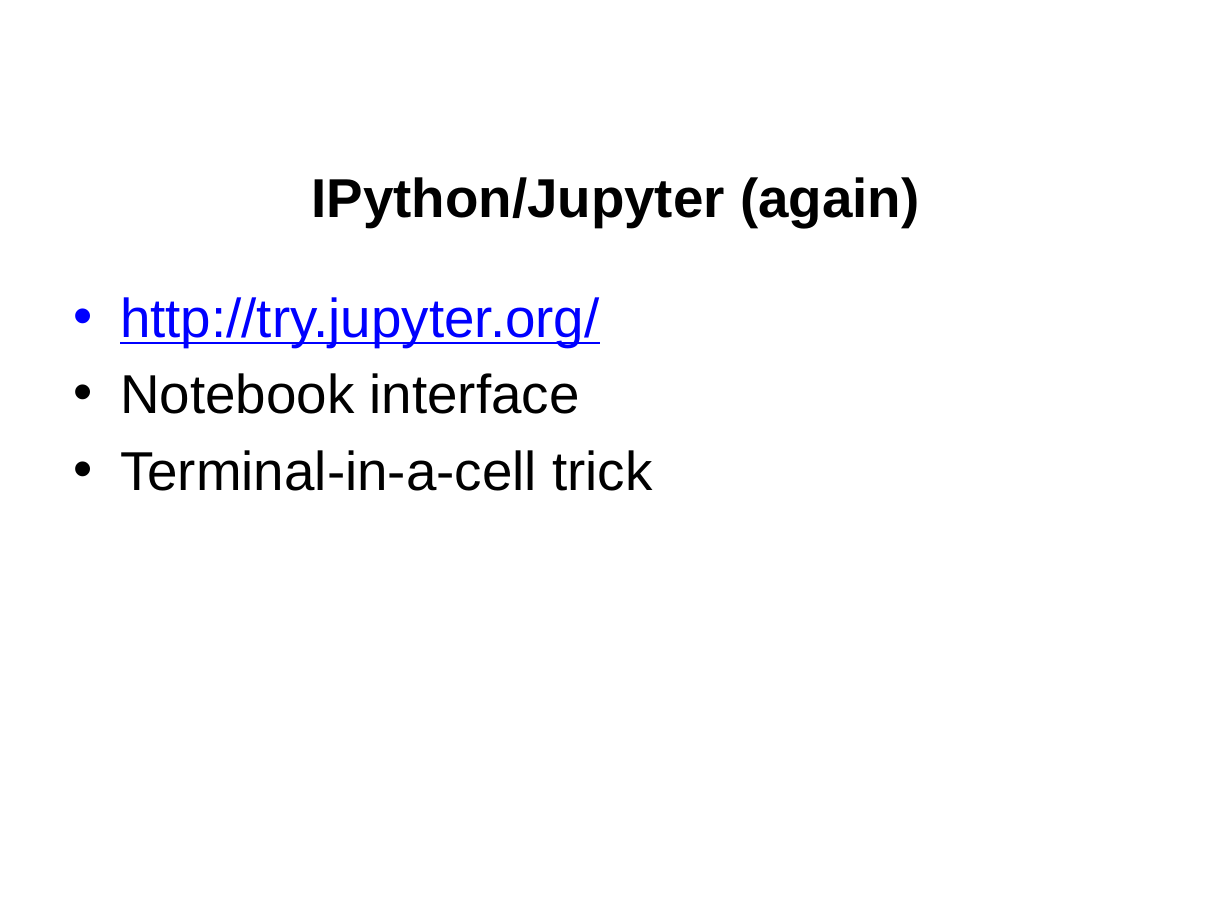
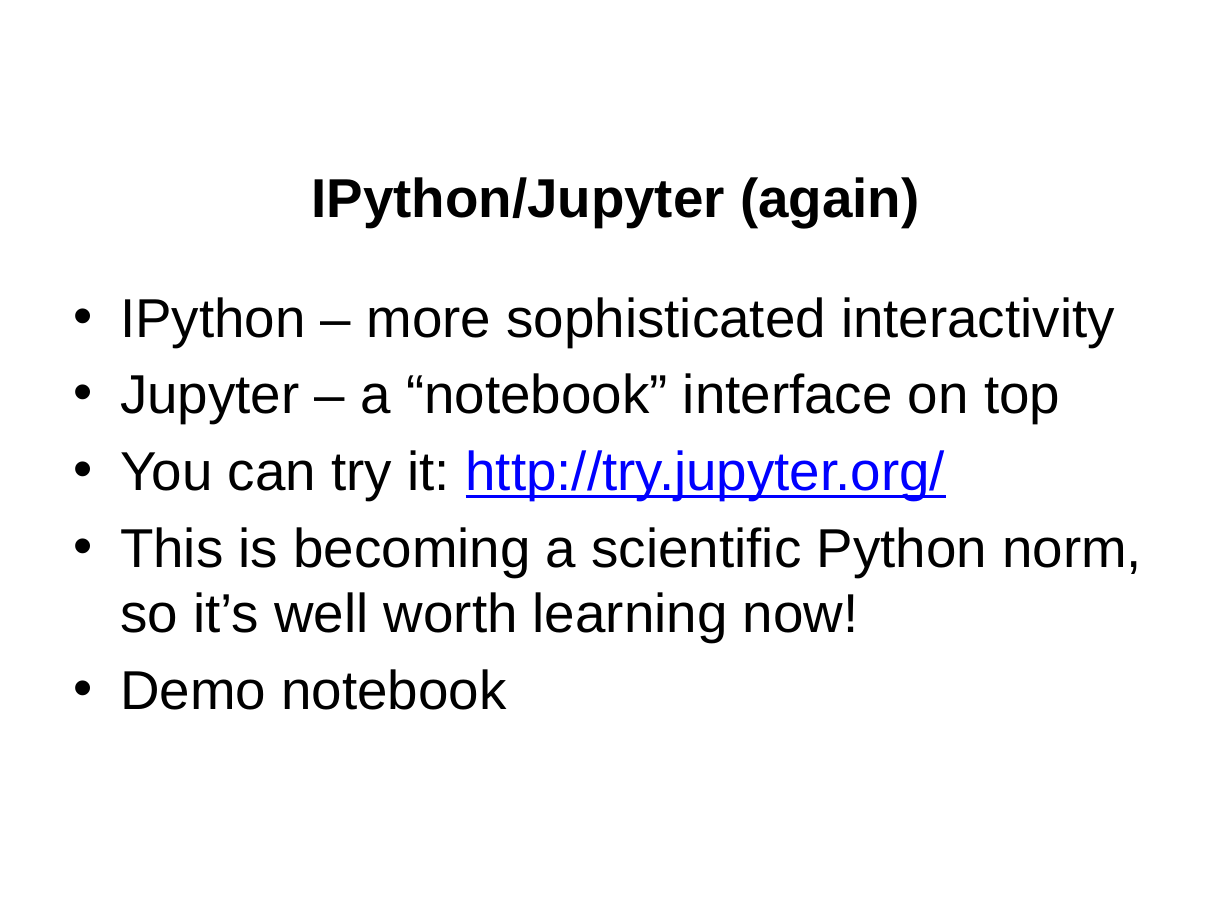
Before and after one commit to jgerity/talks, a slide deck: slide 7 of 2016/computing_workgroup/python_modules/python_scientific_modules.pptx. Drawn at 1232x924 pixels with LibreOffice and Linux fonts; fonts in the diff are those of the drawing; background and template pictures are left out. Boxes give left, top, right and bottom in pixels: in the first picture for what was removed or moved away, otherwise in the second. Text is boxed around its words. In the diff, an @@ line names an element or a change of style, - is before the commit and + after.

Commit message:
Talk-ready version with references to notebooks in this repo

```diff
--- a/2016/computing_workgroup/python_modules/python_scientific_modules.pptx
+++ b/2016/computing_workgroup/python_modules/python_scientific_modules.pptx
@@ text at bbox=[120, 297, 1142, 710]: text changed @@
-• http://try.jupyter.org/
-• Notebook interface
-• Terminal-in-a-cell trick
+• IPython – more sophisticated interactivity
+• Jupyter – a “notebook” interface on top
+• You can try it: http://try.jupyter.org/
+• This is becoming a scientific Python norm, so it’s well worth learning now!
+• Demo notebook
```
Also in this commit, not shown: 6 other slides changed, 1 slide added, 5 slides removed.
